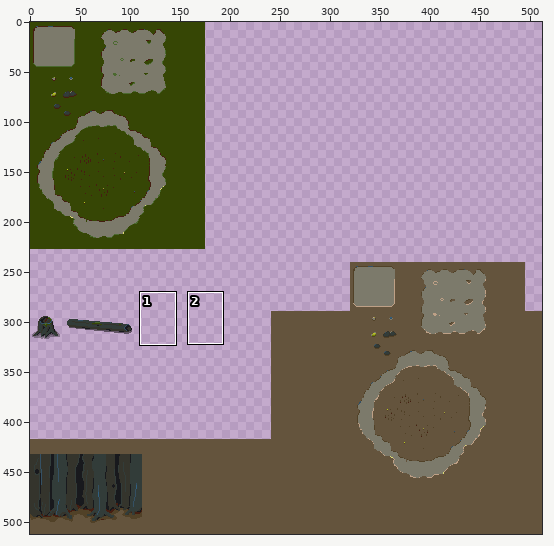
Sprite sheet, stored at assets/tilemap/ground-tilemap.png. Above, an overview of the earlier version with the close-up marked.
Close-up. Old version:
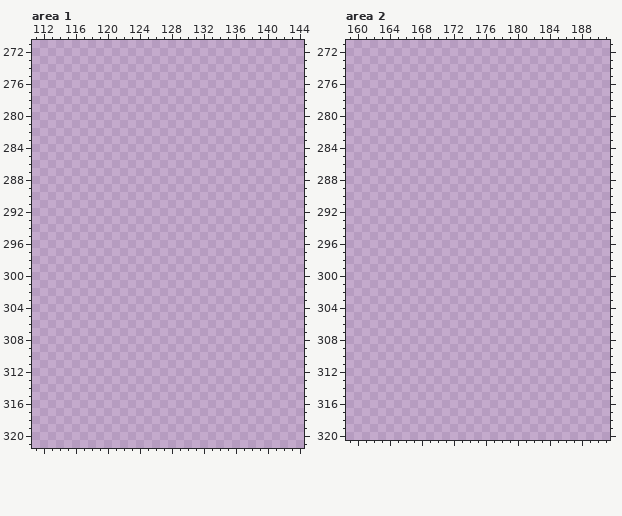
The file is 512x512 pixels. Shown: area 1: x 111..144, y 271..321; area 2: x 159..191, y 271..320. The commit also changed other parts of the picture, which this record leaves out.
The same view after the edit:
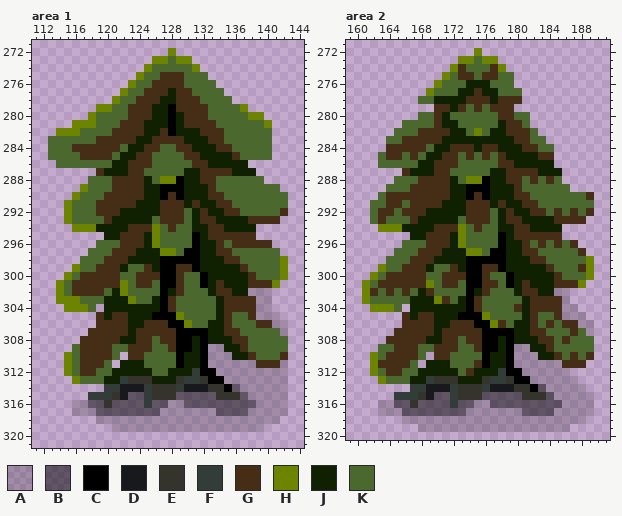
Palette (. is transparent): A #0000002e  B #0000007f  C #000000  D #18191d  E #34342c  F #323c39  G #462e16  H #6c8400  J #0f2100  K #4b692f
What changed:
Area 1:
y 272: x 128 . -> H
y 273: x 126..130 ..... -> HHKHH
y 274: x 125..131 ....... -> HKKKKKH
y 275: x 124..132 ......... -> HKKGGGKKK
y 276: x 123..133 ........... -> HKKGGGGKKKK
y 277: x 122..134 ............. -> HKKGGGJGGKKKK
y 278: x 121..135 ............... -> HKKGGGJJGGGKKKK
y 279: x 119..137 ................... -> HHKKGGGJJCGGGGKKKKH
y 280: x 118..139 ...................... -> HKKKKGGGJJCJGGGKKKKKHH
y 281: x 116..140 ......................... -> HHHKKKGGGJJJCJGGGGKKKKKKH
y 282: x 114..140 ........................... -> HHHKKKKGGGGJJGCJJJGGGKKKKKK
y 283: x 113..140 ............................ -> KKKKKKGGGGGJJGGGGJJJGGKKKKKK
y 284: x 113..140 ............................ -> KKKGGGGGGKJJGGKKGGJJJGGKKKKK
y 285: x 113..140 ............................ -> KKKKGGGGKJJGGKKKKGGJJJJGKKKK
y 286: x 114..137 ........................ -> KKKKKKKJJGGGKKKKKGGJJJJJ
y 287: x 119..138 .................... -> GJJJGGKKKKKJJGGGGJJJ
y 288: x 118..139 ...................... -> KKKGGGGJKHHCJJGGKKKKKK
y 289: x 117..141 ......................... -> HKKKGGGGJJCCCJJJGKKKKKKKK
y 290: x 116..142 ........................... -> HKKKGGGGGJJCGCJJJGGKKKKKKKK
y 291: x 115..142 ............................ -> HKKKGGGGGJJJGGGJGJJGGKKKKKKK
y 292: x 115..142 ............................ -> HKKKGGGJJJJJGGGKJGJJGGKKKKKG
y 293: x 115..141 ........................... -> HKKKKGJJJJJKGGGKJGGJJJJGGGG
y 294: x 116..138 ....................... -> HHHJJJJGGGHKGKKJJGGJJJJ
y 295: x 120..138 ................... -> JJGGGJHKKKKCJGGGGGG
y 296: x 119..140 ...................... -> KKKGGGJHKKKKCJJGKGGGGG
y 297: x 118..141 ........................ -> KKKGGGJJJHHKCCJJGGKKKKKK
y 298: x 117..142 .......................... -> KKKGGGJJJJCCCCCJJJGGKKKKKH
y 299: x 116..142 ........................... -> HKKGGGJKKGJCCGGCJJJJJGKKKKH
y 300: x 115..142 ............................ -> HKGGGGGKKGGGCCGKKCJJJJJGKKKH
y 301: x 114..141 ............................ -> HKGGGGGGHKGGKCCGKKCJGJJJGGGH
y 302: x 114..140 ........................... -> HKGGGGKJHKKKKCJGKKKJGGJJAAA
y 303: x 114..140 ........................... -> HHHKKKJJJHKKJCGKKKKKJGGGGAA
y 304: x 115..118 .... -> HHHK; x 120..140 ..................... -> JJJJJJJCGKKKKKJGGGGAA
y 305: x 119..141 ....................... -> GJGGJJJCCCHKKKKJGKKGAAA
y 306: x 119..142 ........................ -> GGGGJJGGGCCHKKJJGKKKGGAA
y 307: x 118..142 ......................... -> GGGGGJGGGGGCCCCJJGGKKKKKA
y 308: x 117..142 .......................... -> GGGGGJJGGKGGCCJCJJJGGKKKKK
y 309: x 116..142 ........................... -> KGGGGKKGGGKKGCCJCAAJJGKKKKK
y 310: x 115..121 ....... -> HKGGGGK; x 123..142 .................... -> GGKKKKCJJCAAAJJGKKKG
y 311: x 115..120 ...... -> HKGGGK; x 122..142 ..................... -> JJJKKKKCJJCAAAAAAGGGA
y 312: x 115..142 ............................ -> HKGGKKJJJJJKKJJJFCCAAAAAAAAA
y 313: x 116..142 ........................... -> HKKKJJFEEEJJJEFFECCAAAAAAAA
y 314: x 120..142 ....................... -> FFDDDFEEEFDDDEECBAAAAAA
y 315: x 118..142 ......................... -> FFFEDBBFEEEBBBBBEEEBAAAAA
y 316: x 116..142 ........................... -> AABBEBBBBFBBAABBBBBBBBBAAAA
y 317: x 116..142 ........................... -> AAABBBBBBBBAAAAAAABBBBAAAAA
y 318: x 119..141 ....................... -> AAAAAAAAAAAAAAAAAAAAAAA
y 319: x 121..139 ................... -> AAAAAAAAAAAAAAAAAAA
Area 2:
y 272: x 175 . -> H
y 273: x 173..177 ..... -> HHKHH
y 274: x 172..178 ....... -> HGKKKGH
y 275: x 171..179 ......... -> HKGGKGGKK
y 276: x 170..179 .......... -> HKKKJJJKKK
y 277: x 169..180 ............ -> HKKKJJGJJKKK
y 278: x 168..180 ............. -> KKJJJJGGGJGGG
y 279: x 170..179 .......... -> GGJGKGKGGG
y 280: x 168..181 .............. -> KKGJKKKKKKGGKK
y 281: x 166..181 ................ -> KKKKGJJKKKKKJGGK
y 282: x 165..182 .................. -> KKKGGGGJJKHKJJGGGK
y 283: x 164..183 .................... -> KKGGGGGJJJJJJJJJGGKK
y 284: x 164..184 ..................... -> GGGGGKJJGGGJGGJJJGGKK
y 285: x 163..184 ...................... -> KGGKGKJJGGKGKGKGJJJJGG
y 286: x 163..184 ...................... -> KKKKKJJGGGKKKKKGGJJJJJ
y 287: x 166..185 .................... -> GJJJGGKKKKKJJGGGGJJJ
y 288: x 165..185 ..................... -> KKKGGGGJKHHCJJGGKGKGK
y 289: x 164..186 ....................... -> KKKGGGGGJJCCCJJJGKKKKKK
y 290: x 163..189 ........................... -> KGGGGGGGGJJCGCJJJGGKKKKKKKG
y 291: x 162..189 ............................ -> KKGGKGGGGJJJGGGJGJJGGKKKKKKK
y 292: x 162..189 ............................ -> KGGKGGGJJJJJGGGKJGJJGGKGKGKG
y 293: x 162..188 ........................... -> KGKKKGJJJJJKGGGKJGGJJJJGGGG
y 294: x 163..185 ....................... -> HHHJJJJGGGHKGKKJJGGJJJJ
y 295: x 167..185 ................... -> JJGGGJHKKKKCJGGGGGG
y 296: x 166..187 ...................... -> KKKGGGJHKKKKCJJGKGKGKG
y 297: x 165..188 ........................ -> KKKGGGJJJHHKCCJJGGKKKKKG
y 298: x 164..189 .......................... -> KKKGGGJJJJCCCCCJJJGGKKKKKH
y 299: x 163..189 ........................... -> HKKGGGJKKGJCCGGCJJJJJGKKKGH
y 300: x 162..189 ............................ -> HKGGGGGKKGGGCCGKKCJJJJJGKKKH
y 301: x 161..188 ............................ -> HKGGGGGGHKGGKCCGGKCJGJJJGGGH
y 302: x 161..186 .......................... -> HGKGKGKJGKKKKCJGKKKJGGJJAA
y 303: x 161..186 .......................... -> HKKKKKJJJHGKJCGKKKKKJGGGGA
y 304: x 162..165 .... -> HHHK; x 167..187 ..................... -> JJJJJJJCGKKKKGJGGGGAA
y 305: x 166..188 ....................... -> GJGGJJJCCCHKKKKJGKKGAAA
y 306: x 166..189 ........................ -> GGGGJJGGGCCHGKJJGKGKGGAA
y 307: x 165..189 ......................... -> GGGGGJGGGGGCCCCJJGGKKKGKA
y 308: x 164..189 .......................... -> GGGGGJJGGKGGCCJCJJJGGKGKKK
y 309: x 163..189 ........................... -> KKGGGKKGGGKKGCCJCAAJJGKKKKK
y 310: x 162..168 ....... -> HKGGGGK; x 170..189 .................... -> GGKKKKCJJCAAAJJGKGKG
y 311: x 162..167 ...... -> HGGGGK; x 169..188 .................... -> JJJKKKGCJJCAAAAAAGGG
y 312: x 162..186 ......................... -> HKGGKKJJJJJKGJJJFCCAAAAAA
y 313: x 163..187 ......................... -> HKKKJJFEEEJJJEFFECCAAAAAA
y 314: x 167..188 ...................... -> FFDDDFEEEFDDDEECBAAAAA
y 315: x 165..189 ......................... -> FFFEDBBFEEEBBBBBEEEBAAAAA
y 316: x 163..189 ........................... -> AABBEBBBBFBBAABBBBBBBBBAAAA
y 317: x 163..189 ........................... -> AAABBBBBBBBAAAAAAABBBBAAAAA
y 318: x 166..188 ....................... -> AAAAAAAAAAAAAAAAAAAAAAA
y 319: x 168..186 ................... -> AAAAAAAAAAAAAAAAAAA
Boxes around the changes in both close-ups, in picture pixels (x1, y1, x2, y2):
added: (48, 48, 288, 432)
added: (362, 48, 594, 432)
